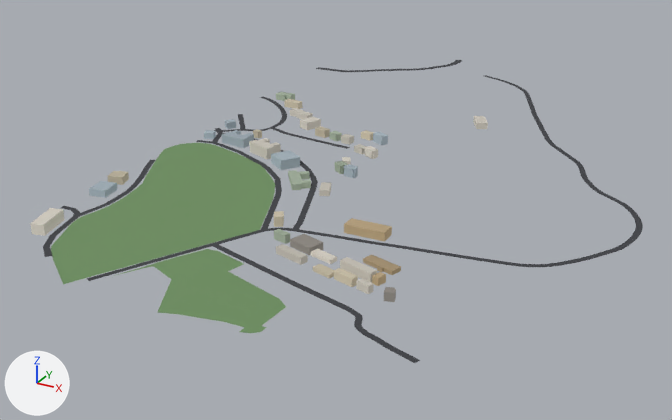
What one commit did to the glTF model public/tiles/tile_5_4.glb.
Both versions are drawn from a camera (50 mm lens) standing at (-2405.0, 4267.0, 449.0) and looking at (-2927.0, 5215.0, -25.0). Arrows for +X, +Y and +Z are at lower left; the lights stay in place. The older version comes first. Where no turn or scale is listed for an object, it has been applied to the vertices.

The first picture shows 'bld_5_4', 'grn_5_4', 'road_5_4'.
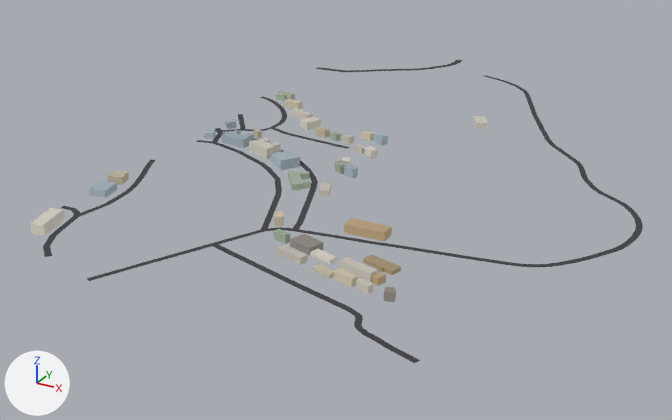
Where the change shows, as pixel boxes (x1, y1, x2, y2) in the pictures (672 x 420 px):
```json
{"object": "grn_5_4", "change": "deleted", "before": [51, 143, 286, 333], "on screen": "green"}
```

Edits to the scene script, one JSON object a line:
```json
{"op": "remove", "block": "ob_grn_5_4", "code": ["ob_grn_5_4 = bpy.data.objects.new('grn_5_4', me_grn_5_4)", "ob_grn_5_4.location = (-3001.0, 5053.0, 11.0)"]}
```
